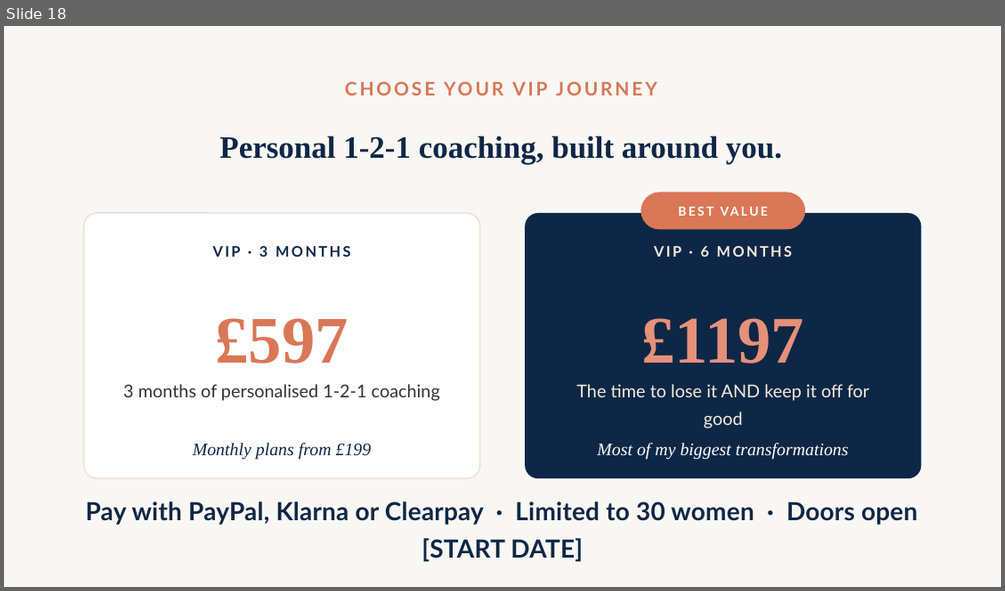
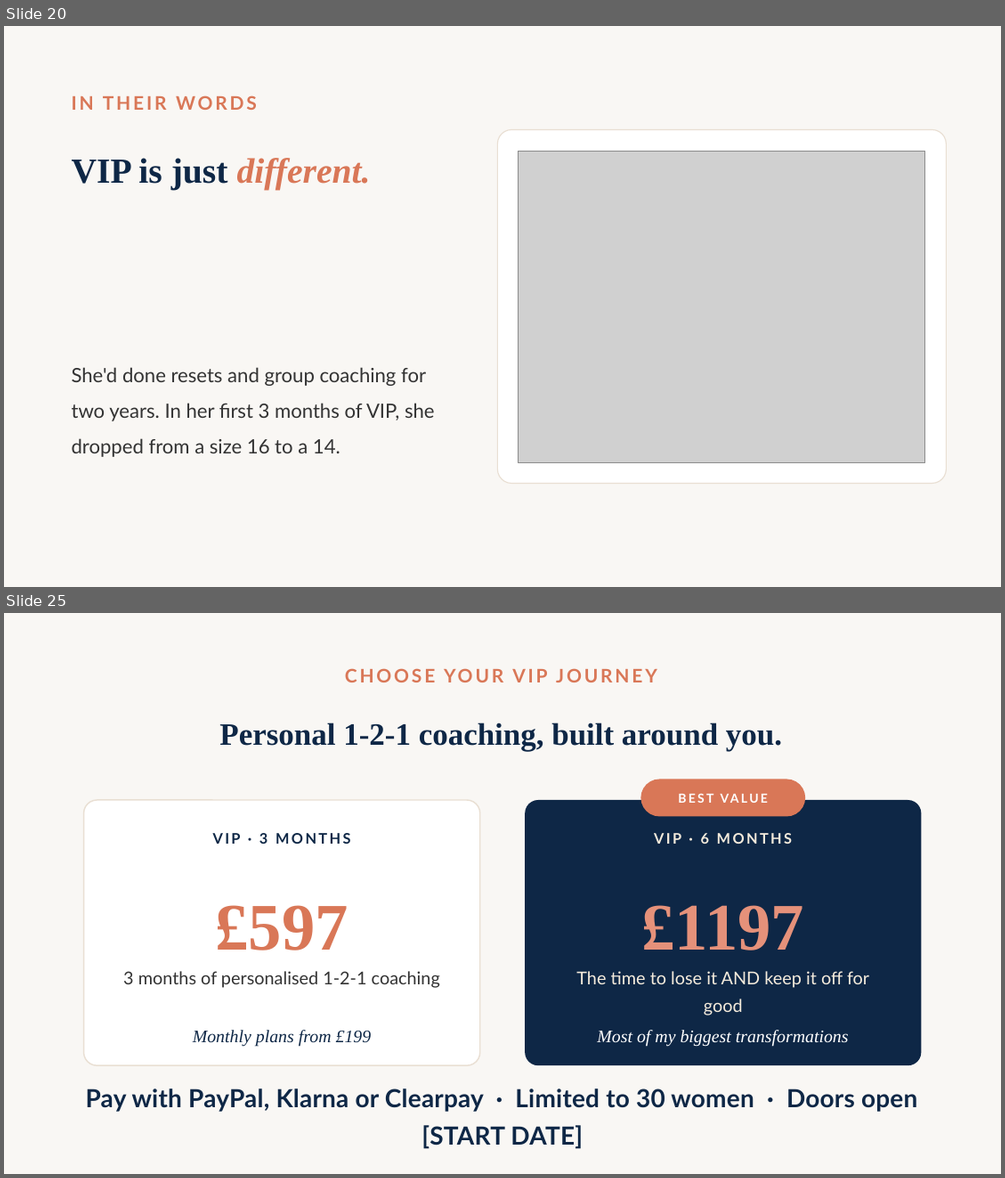
Before and after one commit to WeAreWLA/21-day-reset, a slide deck: wla-vip-121-deck.pptx. Shown one above the other, each under a label of ours: slide 18 before the commit, slides 20 and 25 after it; the slides between them are not shown. The pictures are 1005x591 and 1005x1178 pixels, drawn with LibreOffice and Linux fonts; fonts in the diff are those of the drawing; grey boxes stand for pictures. Boxes give left, top, right and bottom in pixels: in the first picture for what was removed or moved away, otherwise in the second. Text is boxed around its words. In the diff, an @@ line names an element or a change of style, - is before the commit and + after.

Commit message:
VIP deck: add more testimonials + remove label/heading rule
- Add testimonial slides from the original deck: Carly, Moira, Denise,
  Sally, Sam (before/after photos) plus two client message screenshots
- Unify all testimonials into a reusable square-photo template (incl. Jill)
- Remove the coral rule between eyebrow labels and headings throughout
- Add the testimonial images to assets (compressed to JPG)

```diff
--- a/wla-vip-121-deck.pptx
+++ b/wla-vip-121-deck.pptx
@@ slide 20 added at [4, 26, 1001, 587], background #FFFFFF @@
@@ rectangle added at [4, 26, 1001, 587], fill #F9F7F4 @@
@@ text added at [72, 95, 257, 110], 18 pt, text #D97757, bold @@
+IN THEIR WORDS
@@ rounded rectangle added at [498, 130, 947, 483], fill #FFFFFF, outline #E9DFD3 1 pt @@
@@ text added at [72, 158, 371, 190], 34 pt, text #D97757, bold, italic @@
+VIP is just different.
@@ picture added at [518, 151, 925, 463] @@
@@ text added at [72, 367, 435, 457], 19 pt, text #333333 @@
+She'd done resets and group coaching for two years. In her first 3 months of VIP, she dropped from a size 16 to a 14.
@@ what was slide 18 is now slide 25 @@
```
Also in this commit, not shown: 15 slides changed, 7 other slides added, 1 slide removed, 8 other files.
